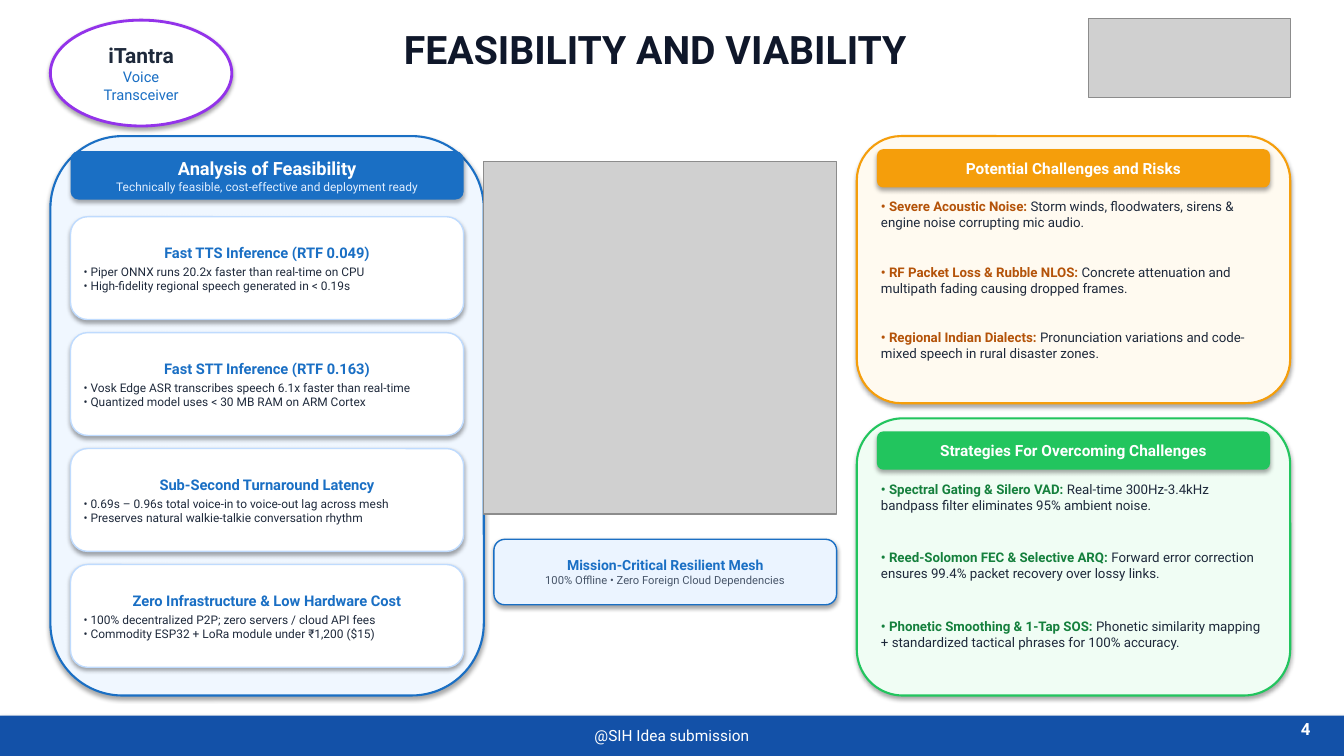
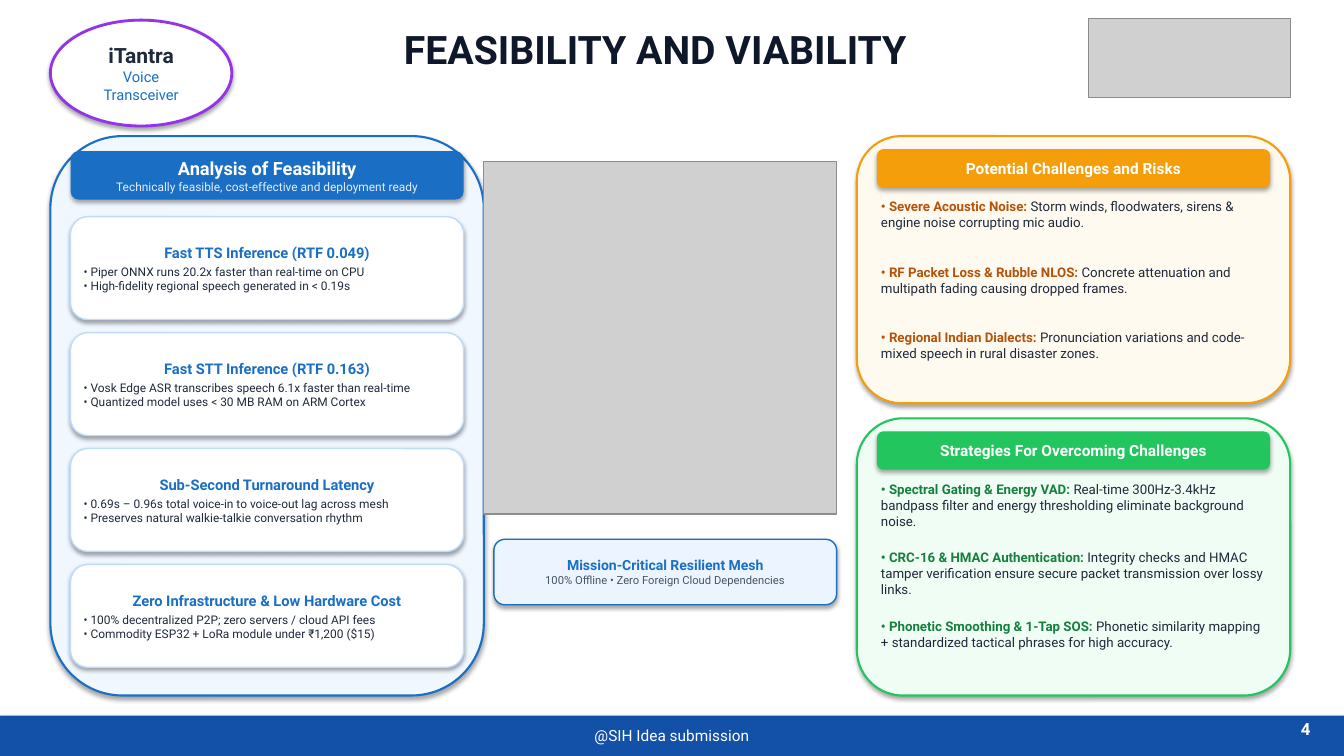
Before and after one commit to Naman225/iTantra, a slide deck: slide 3 of docs/iTantra_SIH_Presentation.pptx. Drawn at 1344x756 pixels with LibreOffice and Linux fonts; fonts in the diff are those of the drawing; grey boxes stand for pictures. Boxes give left, top, right and bottom in pixels: in the first picture for what was removed or moved away, otherwise in the second. Text is boxed around its words. In the diff, an @@ line names an element or a change of style, - is before the commit and + after.

Commit message:
docs: regenerate benchmark report with real numbers, align site, slides, and diagrams
- benchmarks/results/BENCHMARK_REPORT.md: Regenerated from benchmark script
  run with actual audio. Accurately reports 2/10 languages verified (EN: 0.0% WER,
  HI: 10.0% WER / 2.4% CER), and explicitly marks the other 8 languages as SKIPPED
  with missing models table.
- docs/site/index.html & script.js: Corrected UDP port to 5005, TantraPacket
  packet sizes to realistic ~100-150B, removed Silero claims, updated flags.
- docs/build_itantra_presentation.py & presentation: Removed Reed-Solomon/ARQ
  and Silero VAD claims, aligned port and packet specs, regenerated PPTX.
- docs/create_master_flowchart.py: Replaced Silero VAD with energy VAD,
  regenerated architecture diagrams.

```diff
--- a/docs/iTantra_SIH_Presentation.pptx
+++ b/docs/iTantra_SIH_Presentation.pptx
@@ text at [881,484,1244,526]: text changed @@
-• Spectral Gating & Silero VAD: Real-time 300Hz-3.4kHz bandpass filter eliminates 95% ambient noise.
+• Spectral Gating & Energy VAD: Real-time 300Hz-3.4kHz bandpass filter and energy thresholding eliminate background noise.
@@ text at [881,552,1263,594]: text changed @@
-• Reed-Solomon FEC & Selective ARQ: Forward error correction ensures 99.4% packet recovery over lossy links.
+• CRC-16 & HMAC Authentication: Integrity checks and HMAC tamper verification ensure secure packet transmission over lossy links.
@@ text at [889,621,1261,650]: text changed @@
-• Phonetic Smoothing & 1-Tap SOS: Phonetic similarity mapping + standardized tactical phrases for 100% accuracy.
+• Phonetic Smoothing & 1-Tap SOS: Phonetic similarity mapping + standardized tactical phrases for high accuracy.
```
Also in this commit, not shown: 1 other slide changed, 7 other files.
